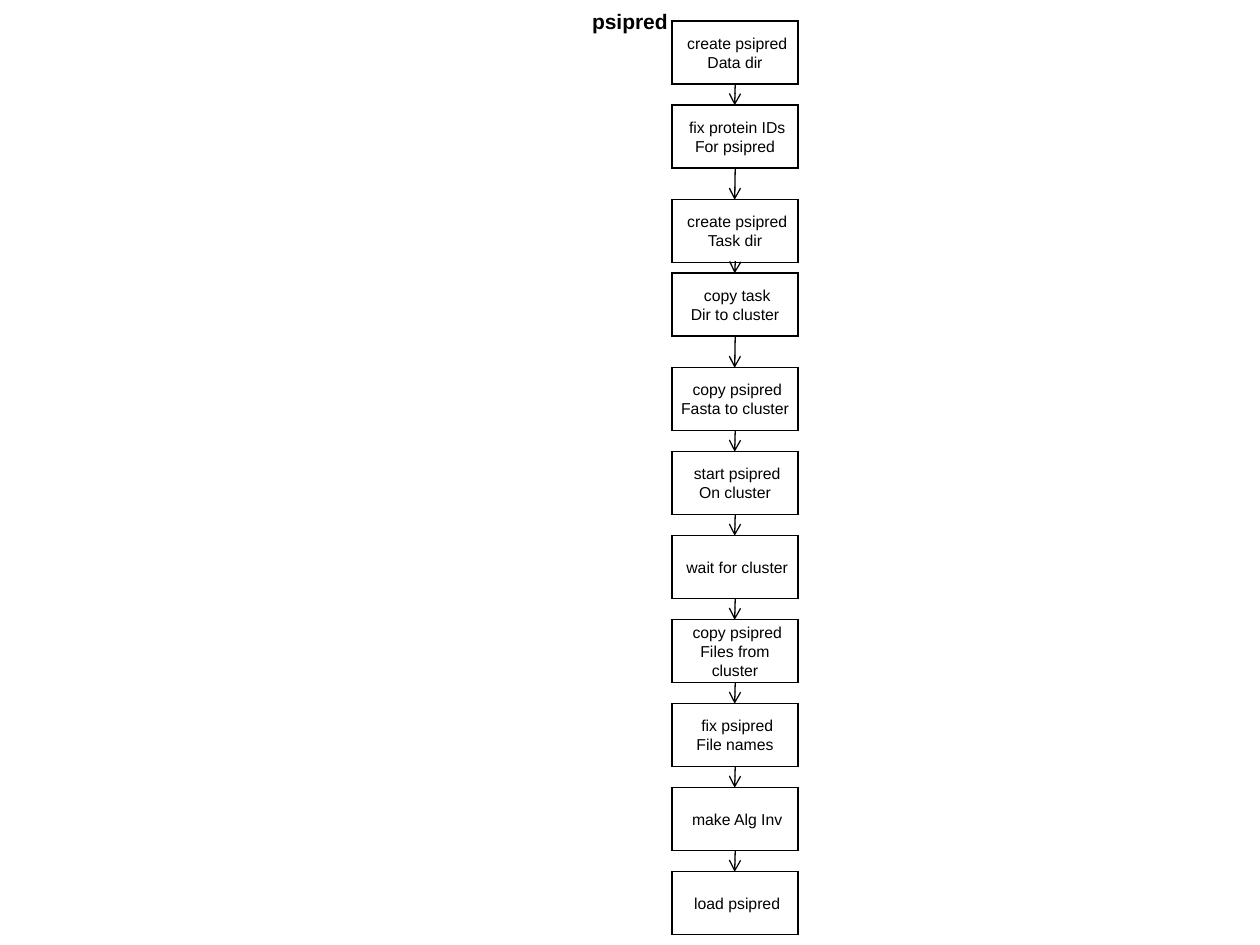
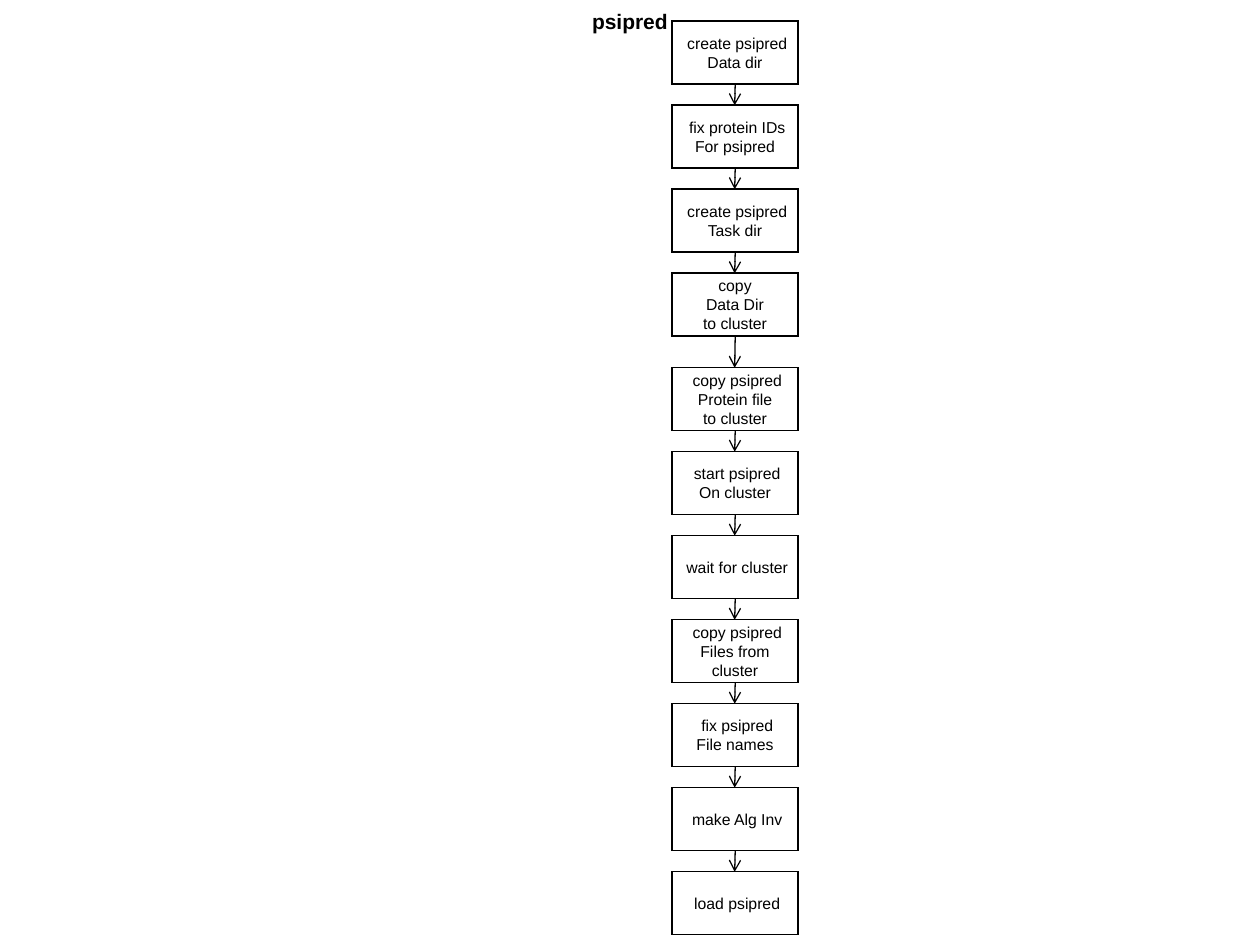
Before and after one commit to VEuPathDB/ApiCommonData, a slide deck: slide 4 of Load/doc/workflow/plasmodb/7.7/ApiWorkFlow.ppt. Drawn at 1260x945 pixels with LibreOffice and Linux fonts; fonts in the diff are those of the drawing. Boxes give left, top, right and bottom in pixels: in the first picture for what was removed or moved away, otherwise in the second. Text is boxed around its words. In the diff, an @@ line names an element or a change of style, - is before the commit and + after.

```diff
--- a/Load/doc/workflow/plasmodb/7.7/ApiWorkFlow.ppt
+++ b/Load/doc/workflow/plasmodb/7.7/ApiWorkFlow.ppt
@@ arrow moved from (736, 168) - (735, 200) to (736, 168) - (735, 189) @@
@@ rectangle "create psipred": place and size @@
-rectangle "create psipred" at [672,199,798,262]
+rectangle "create psipred" at [672,189,798,252]
@@ arrow moved from (736, 263) - (735, 273) to (736, 252) - (735, 273) @@
@@ text in rectangle at [703,282,767,329]: text changed @@
-copy task
-Dir to cluster
+copy
+Data Dir
+to cluster
@@ text in rectangle at [698,393,772,424]: text changed @@
-Fasta to cluster
+Protein file
+to cluster
```
Also in this commit, not shown: 1 other slide changed, 4 other files.
